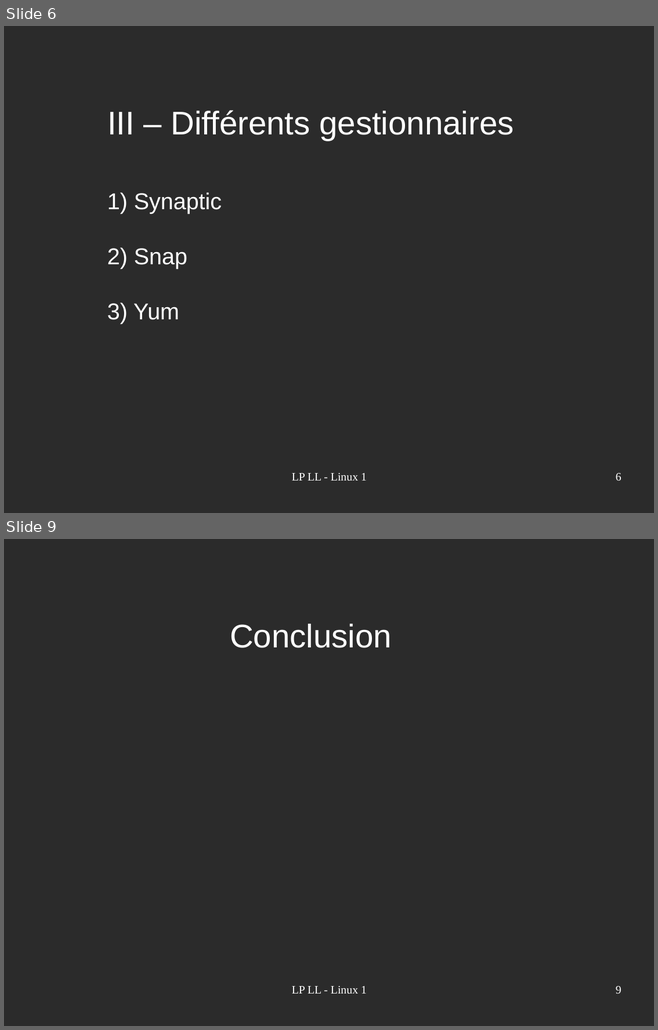
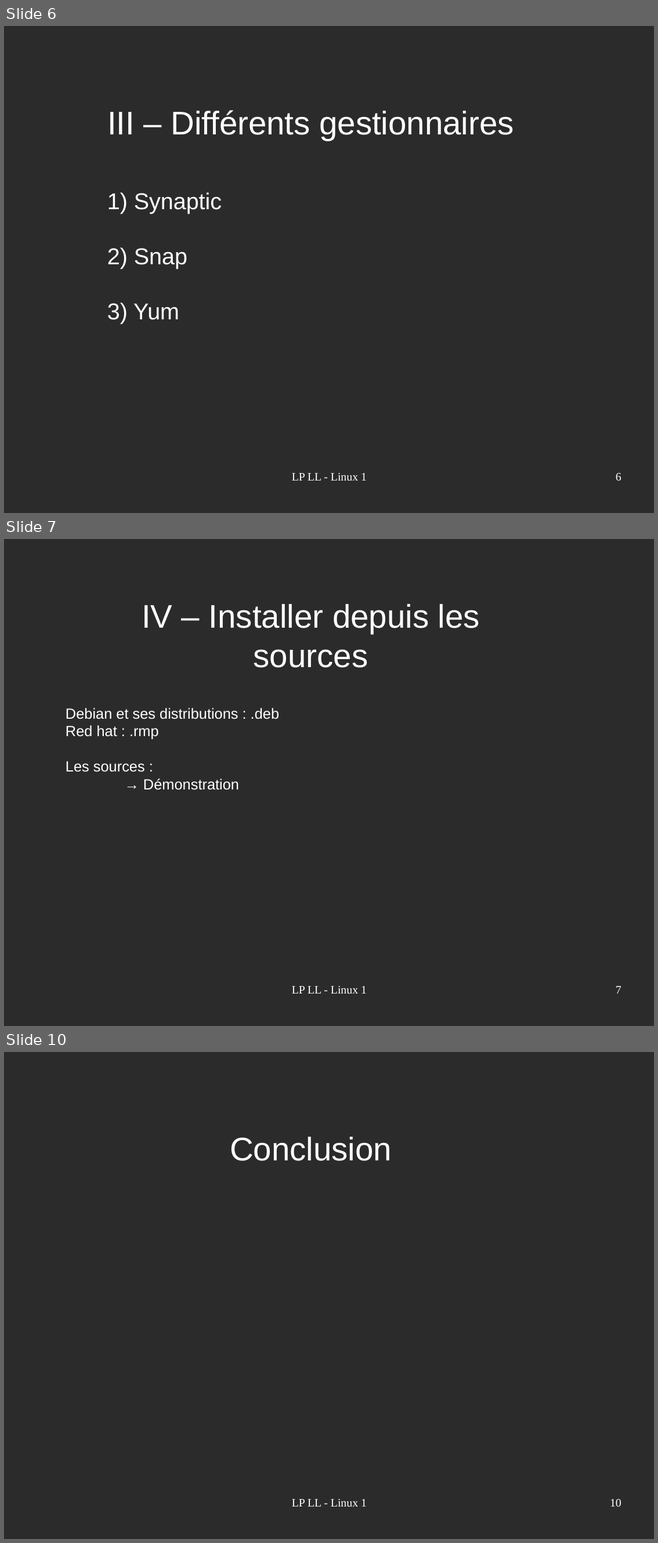
Before and after one commit to acherruau/projetlinux, a slide deck: Linux.odp. Shown one above the other, each under a label of ours: slides 6 and 9 before the commit, slides 6, 7 and 10 after it; the slides between them are not shown. The pictures are 658x1030 and 658x1543 pixels, drawn with LibreOffice and Linux fonts; fonts in the diff are those of the drawing; background and template pictures are left out; a plain dark background stands for a picture behind light text. Boxes give left, top, right and bottom in pixels: in the first picture for what was removed or moved away, otherwise in the second. Text is boxed around its words. In the diff, an @@ line names an element or a change of style, - is before the commit and + after.

Commit message:
ajout diapoinstallation source

```diff
--- a/Linux.odp
+++ b/Linux.odp
@@ slide 7 added at (4,539,654,1026), background picture (left out) @@
@@ text added at (141,604,480,668), 40 pt, text #FFFFFF @@
+IV – Installer depuis les sources
@@ text added at (65,708,279,790), 18 pt, text #FFFFFF @@
+Debian et ses distributions : .deb
+Red hat : .rmp
+Les sources :
+→ Démonstration
@@ text added at (292,986,366,994), 14 pt, text #FFFFFF @@
+LP LL - Linux 1
@@ page number added at (615,986,621,994), 14 pt, text #FFFFFF @@
+7
@@ what was slide 9 is now slide 10 @@
@@ page number at (610,1499,621,1507): text changed @@
-9
+10
```
Also in this commit, not shown: 3 slides changed.
